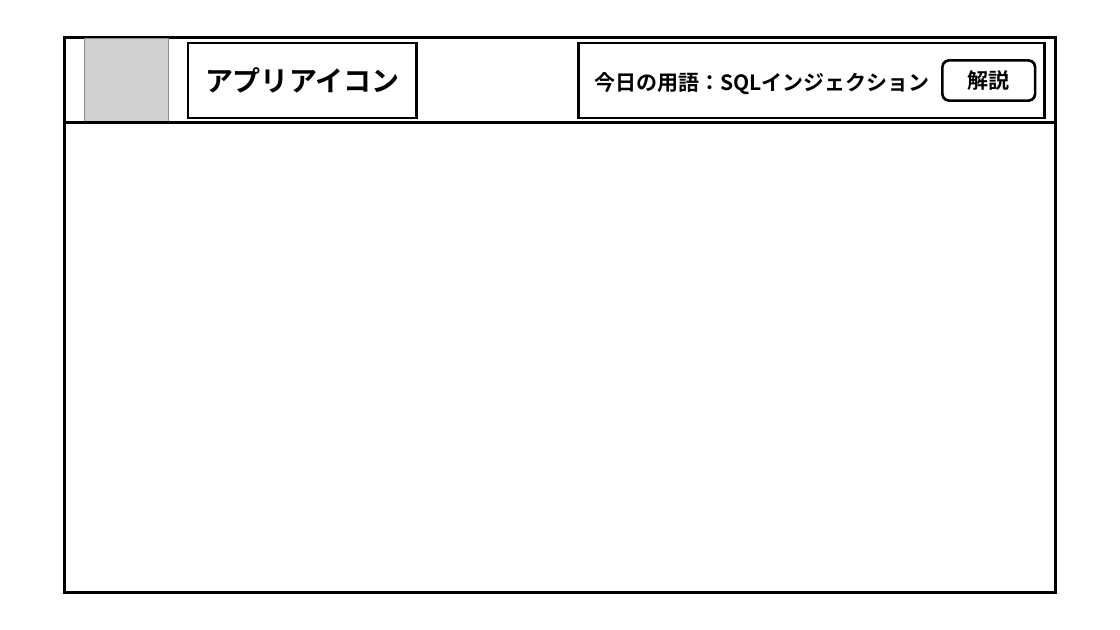
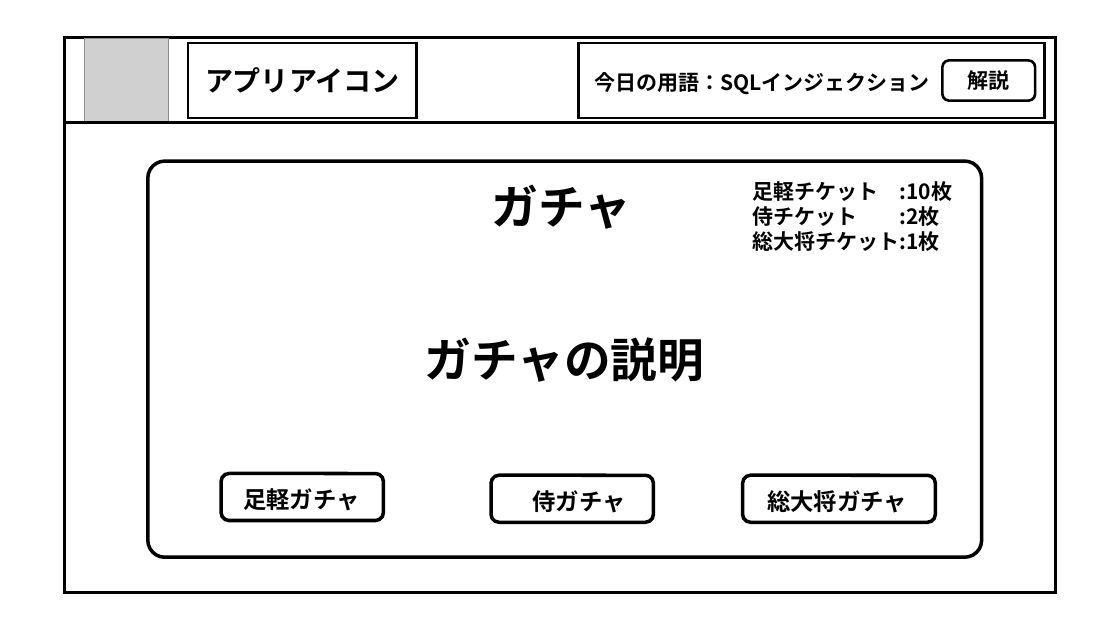
Before and after one commit to dojo2023/E-2, a slide deck: slide 14 of doc/外部設計書_画面設計_図.pptx. Drawn at 1120x630 pixels with LibreOffice and Linux fonts; fonts in the diff are those of the drawing; grey boxes stand for pictures. Boxes give left, top, right and bottom in pixels: in the first picture for what was removed or moved away, otherwise in the second. Text is boxed around its words. In the diff, an @@ line names an element or a change of style, - is before the commit and + after.

```diff
--- a/doc/外部設計書_画面設計_図.pptx
+++ b/doc/外部設計書_画面設計_図.pptx
@@ rectangle at (65, 38, 1055, 592): fill none to #FFFFFF @@
@@ rounded rectangle added at (148, 161, 982, 558), outline #000000 3 pt @@
@@ text added at (492, 184, 631, 229), 40 pt, text #000000, bold @@
+ガチャ
@@ text added at (753, 181, 953, 251), 18 pt, text #000000, bold @@
+足軽チケット :10枚
+侍チケット :2枚
+総大将チケット:1枚
@@ text added at (425, 337, 704, 382), 40 pt, text #000000, bold @@
+ガチャの説明
@@ rounded rectangle added at (221, 474, 383, 521), outline #000000 3 pt @@
@@ rounded rectangle added at (492, 476, 654, 523), outline #000000 3 pt @@
@@ rounded rectangle added at (743, 476, 935, 523), outline #000000 3 pt @@
@@ text added at (243, 488, 360, 511), 20 pt, text #000000, bold @@
+足軽ガチャ
@@ text added at (532, 490, 625, 513), 20 pt, text #000000, bold @@
+侍ガチャ
@@ text added at (767, 490, 907, 513), 20 pt, text #000000, bold @@
+総大将ガチャ
```
Also in this commit, not shown: 3 other slides changed, 2 slides added, 9 other files.
